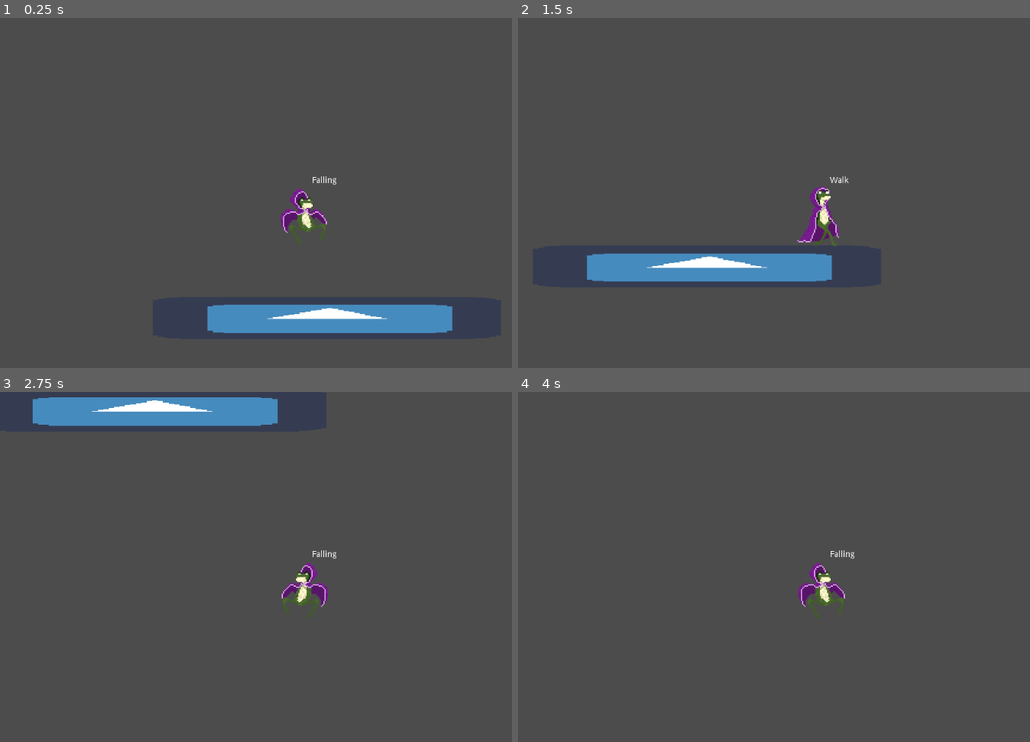
Above: before the commit, frames 1-4 (two rows, left to right).
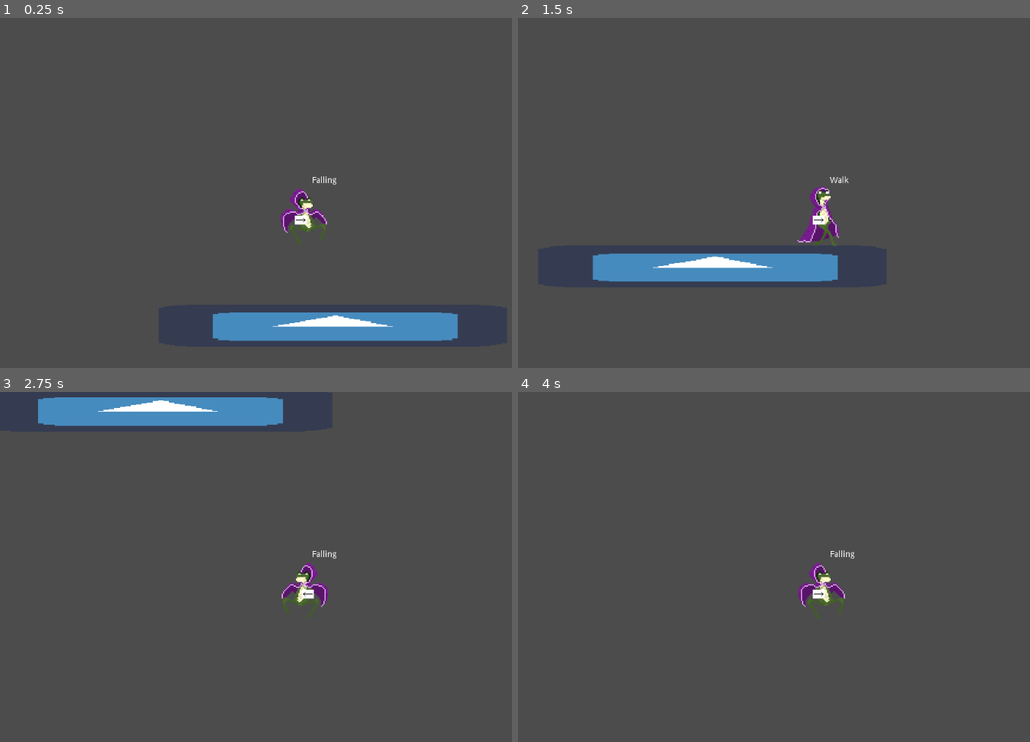
Above: after the commit, the same moments.

Repository: ZplaxAgogNonZeep/CharityFrogGame
Game: Godot game, scene res://Game.tscn
Two runs of this game, one before a commit and one after it. Both use one fixed random seed, a clock stepped at 60 frames per second and the inputs below. Before the commit the project starts from res://TestScenes/TestScene.tscn. The engine's default icon, where the game draws it, is replaced by a stand-in: a white triangle on a blue panel in a dark square.
Inputs:
- Up to frame 1 (0.25 s): no input
- Up to frame 2 (1.5 s): hold Right (Right) from 0.53 s (still down); tap X (Shoot) at 0.6 s; tap Z (Jump) at 0.77, 0.8, 1.07, 1.35 s
- Up to frame 3 (2.75 s): tap Z (Jump) at 1.52, 1.82, 2.3 s; tap X (Shoot) at 1.55, 2.1 s; release Right (Right) at 2.03 s; hold Left (Left) from 2.03 s (still down)
- Up to frame 4 (4 s): release Left (Left) at 2.78 s; hold Right (Right) from 2.78 s (still down); tap X (Shoot) at 2.85 s; tap Z (Jump) at 3.02, 3.32, 3.6, 3.77 s

The runs differ from the first frame. In frame 1, 3.1% of the frame differs, in the area x 40-90%, y 56-93%; in frame 2, 0.4%; in frame 3, 0.3%; in frame 4, less than 0.1%.

Commit message:
Implemented testGuns

Diff:
--- /dev/null
+++ b/Revenge of the Kerromancer/Game.gd
@@ -0,0 +1,5 @@
+extends Node2D
+
+
+func _ready():
+	add_child(preload("res://TestScenes/TestScene.tscn").instance())
--- /dev/null
+++ b/Revenge of the Kerromancer/Game.tscn
@@ -0,0 +1,6 @@
+[gd_scene load_steps=2 format=2]
+
+[ext_resource path="res://Game.gd" type="Script" id=1]
+
+[node name="Game" type="Node2D"]
+script = ExtResource( 1 )
--- a/Revenge of the Kerromancer/KerromancerPlayer/Kerromancer.gd
+++ b/Revenge of the Kerromancer/KerromancerPlayer/Kerromancer.gd
@@ -1,85 +1,30 @@
 extends KinematicBody2D
 
-export (int) var speed = 1200
-export (int) var jump_speed = -1800
-export (int) var gravity = 4000
+var health = 10
+var MAX_health = 10
 
-export (float, 0, 1.0) var friction = 0.1
-export (float, 0, 1.0) var acceleration = 0.25
-
-var momentum = 0
-const MAX_MOMENTUM = 300
+var mana = 5
+var MAX_mana
 
 onready var sprite = $Graphic
 
 var velocity = Vector2.ZERO
 
+func _unhandled_input(event):
+	if Input.is_action_just_pressed("Shoot"):
+		$WeaponManager.onShootPressed()
 
+func _physics_process(delta):
+	if Input.is_action_pressed("Up"):
+		$WeaponManager.changeDirection("Up")
+	elif not is_on_floor() and Input.is_action_just_pressed("Down"):
+		$WeaponManager.changeDirection("Down")
 
-#func get_input():
-#	var dir = 0
-#	if Input.is_action_pressed("Right"):
-#		dir += 1
-#		sprite.flip_h = false
-#
-#		if !isFalling:
-#			if momentum < MAX_MOMENTUM:
-#				momentum += 15
-#
-#		if is_on_floor():
-#			setAnimation("Walk")
-#	if Input.is_action_pressed("Left"):
-#		dir -= 1
-#		sprite.flip_h = true
-#		if !isFalling:
-#			if momentum < MAX_MOMENTUM:
-#				momentum += 15
-#		if is_on_floor():
-#			setAnimation("Walk")
-#
-#	if dir != 0:
-#		velocity.x = lerp(velocity.x, dir * speed, acceleration)
-#	else:
-#		#velocity.x = lerp(velocity.x, 0, friction)
-#		if is_on_floor():
-#			velocity.x = lerp(velocity.x, 0, friction)
-#			setAnimation("Idle")
-#		else:
-#			if isFalling:
-#				if sprite.flip_h:
-#					dir = -1
-#				else:
-#					dir = 1
-#				velocity.x = lerp(velocity.x, momentum * dir, friction)
-#				print(momentum)
-#
-#func setAnimation(anim):
-#	if sprite.animation != anim:
-#		if sprite.frames.has_animation(anim):
-#			sprite.play(anim)
-#		else:
-#			sprite.play()
-#
-#func _physics_process(delta):
-#	if is_on_floor():
-#		isFalling = false
-#		momentum = 0
-#
-#	get_input()
-#	velocity.y += gravity * delta
-#	velocity = move_and_slide(velocity, Vector2.UP)
-#
-#	# Jump Starts
-#	if Input.is_action_just_pressed("Jump"):
-#		if is_on_floor():
-#			velocity.y = -600 #jump_speed
-#			isJumping = true
-#
-#
-#
-#	#Jump Arcs
-#	if Input.is_action_just_released("Jump") and isJumping and velocity.y < 0:
-#		velocity.y = -200
-#		isJumping = false
-#		isFalling = true
-#
+	if Input.is_action_just_released("Up") and not Input.is_action_pressed("Down"):
+		$WeaponManager.changeDirection("Forward")
+	elif Input.is_action_just_released("Down") and not Input.is_action_pressed("Up"):
+		$WeaponManager.changeDirection("Forward")
+
+func flip(isLeft):
+	sprite.flip_h = isLeft
+	$WeaponManager.setSide(isLeft)
--- /dev/null
+++ b/Revenge of the Kerromancer/KerromancerPlayer/Kerromancer.tscn
@@ -0,0 +1,190 @@
+[gd_scene load_steps=40 format=2]
+
+[ext_resource path="res://KerromancerPlayer/Weapons/WeaponManager.gd" type="Script" id=1]
+[ext_resource path="res://KerromancerPlayer/Weapons/TestGun1/TestGun1.tscn" type="PackedScene" id=2]
+[ext_resource path="res://SpriteSheets/Kerromancer/Kerromancer-Walk-Sheet.png" type="Texture" id=3]
+[ext_resource path="res://SpriteSheets/Kerromancer/Kerromancer-Idle-Sheet.png" type="Texture" id=4]
+[ext_resource path="res://SpriteSheets/Kerromancer/Kerromancer-Jump-Sheet.png" type="Texture" id=5]
+[ext_resource path="res://KerromancerPlayer/StateMachine/KMJump.gd" type="Script" id=6]
+[ext_resource path="res://KerromancerPlayer/StateMachine/KMFalling.gd" type="Script" id=7]
+[ext_resource path="res://KerromancerPlayer/StateMachine/KMIdle.gd" type="Script" id=8]
+[ext_resource path="res://KerromancerPlayer/StateMachine/KMWalk.gd" type="Script" id=9]
+[ext_resource path="res://KerromancerPlayer/StateMachine/KMStateMachine.gd" type="Script" id=10]
+[ext_resource path="res://KerromancerPlayer/Kerromancer.gd" type="Script" id=11]
+[ext_resource path="res://SpriteSheets/Kerromancer/Kerromancer-Falling-Sheet.png" type="Texture" id=12]
+
+[sub_resource type="AtlasTexture" id=1]
+atlas = ExtResource( 5 )
+region = Rect2( 0, 0, 64, 64 )
+
+[sub_resource type="AtlasTexture" id=2]
+atlas = ExtResource( 5 )
+region = Rect2( 64, 0, 64, 64 )
+
+[sub_resource type="AtlasTexture" id=3]
+atlas = ExtResource( 5 )
+region = Rect2( 128, 0, 64, 64 )
+
+[sub_resource type="AtlasTexture" id=4]
+atlas = ExtResource( 5 )
+region = Rect2( 192, 0, 64, 64 )
+
+[sub_resource type="AtlasTexture" id=5]
+atlas = ExtResource( 5 )
+region = Rect2( 256, 0, 64, 64 )
+
+[sub_resource type="AtlasTexture" id=6]
+atlas = ExtResource( 3 )
+region = Rect2( 0, 0, 64, 64 )
+
+[sub_resource type="AtlasTexture" id=7]
+atlas = ExtResource( 3 )
+region = Rect2( 64, 0, 64, 64 )
+
+[sub_resource type="AtlasTexture" id=8]
+atlas = ExtResource( 3 )
+region = Rect2( 128, 0, 64, 64 )
+
+[sub_resource type="AtlasTexture" id=9]
+atlas = ExtResource( 3 )
+region = Rect2( 192, 0, 64, 64 )
+
+[sub_resource type="AtlasTexture" id=10]
+atlas = ExtResource( 3 )
+region = Rect2( 256, 0, 64, 64 )
+
+[sub_resource type="AtlasTexture" id=11]
+atlas = ExtResource( 3 )
+region = Rect2( 320, 0, 64, 64 )
+
+[sub_resource type="AtlasTexture" id=12]
+atlas = ExtResource( 3 )
+region = Rect2( 384, 0, 64, 64 )
+
+[sub_resource type="AtlasTexture" id=13]
+atlas = ExtResource( 12 )
+region = Rect2( 0, 0, 64, 64 )
+
+[sub_resource type="AtlasTexture" id=14]
+atlas = ExtResource( 12 )
+region = Rect2( 64, 0, 64, 64 )
+
+[sub_resource type="AtlasTexture" id=15]
+atlas = ExtResource( 12 )
+region = Rect2( 128, 0, 64, 64 )
+
+[sub_resource type="AtlasTexture" id=16]
+atlas = ExtResource( 12 )
+region = Rect2( 192, 0, 64, 64 )
+
+[sub_resource type="AtlasTexture" id=17]
+atlas = ExtResource( 12 )
+region = Rect2( 256, 0, 64, 64 )
+
+[sub_resource type="AtlasTexture" id=18]
+atlas = ExtResource( 12 )
+region = Rect2( 320, 0, 64, 64 )
+
+[sub_resource type="AtlasTexture" id=19]
+atlas = ExtResource( 4 )
+region = Rect2( 0, 0, 64, 64 )
+
+[sub_resource type="AtlasTexture" id=20]
+atlas = ExtResource( 4 )
+region = Rect2( 192, 0, 64, 64 )
+
+[sub_resource type="AtlasTexture" id=21]
+atlas = ExtResource( 4 )
+region = Rect2( 256, 0, 64, 64 )
+
+[sub_resource type="AtlasTexture" id=22]
+atlas = ExtResource( 4 )
+region = Rect2( 320, 0, 64, 64 )
+
+[sub_resource type="AtlasTexture" id=23]
+atlas = ExtResource( 4 )
+region = Rect2( 384, 0, 64, 64 )
+
+[sub_resource type="AtlasTexture" id=24]
+atlas = ExtResource( 4 )
+region = Rect2( 448, 0, 64, 64 )
+
+[sub_resource type="AtlasTexture" id=25]
+atlas = ExtResource( 4 )
+region = Rect2( 512, 0, 64, 64 )
+
+[sub_resource type="SpriteFrames" id=26]
+animations = [ {
+"frames": [ SubResource( 1 ), SubResource( 2 ), SubResource( 3 ), SubResource( 4 ), SubResource( 5 ) ],
+"loop": true,
+"name": "Jump",
+"speed": 10.0
+}, {
+"frames": [ SubResource( 6 ), SubResource( 7 ), SubResource( 8 ), SubResource( 9 ), SubResource( 10 ), SubResource( 11 ), SubResource( 12 ) ],
+"loop": true,
+"name": "Walk",
+"speed": 13.0
+}, {
+"frames": [ SubResource( 13 ), SubResource( 14 ), SubResource( 15 ), SubResource( 16 ), SubResource( 17 ), SubResource( 18 ) ],
+"loop": true,
+"name": "Falling",
+"speed": 15.0
+}, {
+"frames": [ SubResource( 19 ), SubResource( 20 ), SubResource( 21 ), SubResource( 22 ), SubResource( 23 ), SubResource( 24 ), SubResource( 25 ) ],
+"loop": true,
+"name": "Idle",
+"speed": 10.0
+} ]
+
+[sub_resource type="CapsuleShape2D" id=27]
+radius = 21.7546
+height = 61.864
+
+[node name="Kerromancer" type="KinematicBody2D"]
+script = ExtResource( 11 )
+
+[node name="Graphic" type="AnimatedSprite" parent="."]
+scale = Vector2( 2, 2 )
+frames = SubResource( 26 )
+animation = "Idle"
+frame = 1
+playing = true
+
+[node name="CollisionShape2D" type="CollisionShape2D" parent="."]
+visible = false
+position = Vector2( 2.18899, 11.1594 )
+shape = SubResource( 27 )
+
+[node name="Camera2D" type="Camera2D" parent="."]
+position = Vector2( 0, -20 )
+current = true
+
+[node name="StateMachine" type="Node" parent="."]
+script = ExtResource( 10 )
+
+[node name="Idle" type="Node" parent="StateMachine"]
+script = ExtResource( 8 )
+
+[node name="Walk" type="Node" parent="StateMachine"]
+script = ExtResource( 9 )
+
+[node name="Jump" type="Node" parent="StateMachine"]
+script = ExtResource( 6 )
+
+[node name="Falling" type="Node" parent="StateMachine"]
+script = ExtResource( 7 )
+
+[node name="Debug" type="Label" parent="."]
+margin_left = 12.5992
+margin_top = -52.9167
+margin_right = 52.5992
+margin_bottom = -38.9167
+text = "State"
+__meta__ = {
+"_edit_use_anchors_": false
+}
+
+[node name="WeaponManager" type="Node2D" parent="."]
+script = ExtResource( 1 )
+
+[node name="TestGun1" parent="WeaponManager" instance=ExtResource( 2 )]
--- a/Revenge of the Kerromancer/KerromancerPlayer/StateMachine/KMFalling.gd
+++ b/Revenge of the Kerromancer/KerromancerPlayer/StateMachine/KMFalling.gd
@@ -24,15 +24,15 @@
 func get_input():
 	sm.dir = 0
 
-	if Input.is_action_pressed("Right"):
+	if Input.is_action_pressed("Right") and not Input.is_action_pressed("Left"):
 		sm.dir += 1
-		sm.sprite.flip_h = false
+		kino.flip(false)
 		if sm.momentum < sm.MAX_MOMENTUM:
 			sm.momentum += 15
 
-	if Input.is_action_pressed("Left"):
+	if Input.is_action_pressed("Left") and not Input.is_action_pressed("Right"):
 		sm.dir -= 1
-		sm.sprite.flip_h = true
+		kino.flip(true)
 		if sm.momentum < sm.MAX_MOMENTUM:
 			sm.momentum += 15
 
--- a/Revenge of the Kerromancer/KerromancerPlayer/StateMachine/KMIdle.gd
+++ b/Revenge of the Kerromancer/KerromancerPlayer/StateMachine/KMIdle.gd
@@ -13,7 +13,9 @@
 	if not kino.is_on_floor():
 		sm.changeState("Falling")
 
-	if Input.is_action_pressed("Left") or Input.is_action_pressed("Right"):
+	if Input.is_action_pressed("Left") and Input.is_action_pressed("Right"):
+		pass
+	elif Input.is_action_pressed("Left") or Input.is_action_pressed("Right"):
 		sm.changeState("Walk")
 
 	if Input.is_action_just_pressed("Jump"):
--- a/Revenge of the Kerromancer/KerromancerPlayer/StateMachine/KMJump.gd
+++ b/Revenge of the Kerromancer/KerromancerPlayer/StateMachine/KMJump.gd
@@ -24,15 +24,15 @@
 func get_input():
 	sm.dir = 0
 
-	if Input.is_action_pressed("Right"):
+	if Input.is_action_pressed("Right") and not Input.is_action_pressed("Left"):
 		sm.dir += 1
-		sm.sprite.flip_h = false
+		kino.flip(false)
 		if sm.momentum < sm.MAX_MOMENTUM:
 			sm.momentum += 15
 
-	if Input.is_action_pressed("Left"):
+	if Input.is_action_pressed("Left") and not Input.is_action_pressed("Right"):
 		sm.dir -= 1
-		sm.sprite.flip_h = true
+		kino.flip(true)
 		if sm.momentum < sm.MAX_MOMENTUM:
 			sm.momentum += 15
 
--- a/Revenge of the Kerromancer/KerromancerPlayer/StateMachine/KMWalk.gd
+++ b/Revenge of the Kerromancer/KerromancerPlayer/StateMachine/KMWalk.gd
@@ -35,13 +35,13 @@
 func get_input():
 	sm.dir = 0
 
-	if Input.is_action_pressed("Right"):
+	if Input.is_action_pressed("Right") and not Input.is_action_pressed("Left"):
 		sm.dir += 1
-		sm.sprite.flip_h = false
+		kino.flip(false)
 
-	if Input.is_action_pressed("Left"):
+	if Input.is_action_pressed("Left") and not Input.is_action_pressed("Right"):
 		sm.dir -= 1
-		sm.sprite.flip_h = true
+		kino.flip(true)
 
 	print(sm.dir)
 
--- /dev/null
+++ b/Revenge of the Kerromancer/KerromancerPlayer/Weapons/TestGun1/TG1Bullet.gd
@@ -0,0 +1,48 @@
+extends Area2D
+
+# Move Forward, stop on collision, or about end of screen.
+
+var dir = 0
+const SPEED = 10
+var velocity = Vector2.ZERO
+
+var axis = ""
+
+var damage = 1
+var distance = 0
+
+func _physics_process(delta):
+	if axis == "Horizontal":
+		velocity.x = SPEED * dir
+		distance += velocity.x
+		position += velocity
+
+		if distance == 400 * dir:
+			despawnBullet()
+
+	elif axis == "Up":
+		velocity.y = SPEED
+		distance += velocity.y
+		position -= velocity
+
+		if distance == 400:
+			despawnBullet()
+	elif axis == "Down":
+		velocity.y = SPEED
+		distance += velocity.y
+		position += velocity
+
+		if distance == 400:
+			despawnBullet()
+
+
+
+
+
+func _on_TG1Bullet_body_entered(body):
+	if body.is_in_group("Enemy"):
+		body.takeDamage(1)
+	despawnBullet()
+
+func despawnBullet():
+	queue_free()
--- /dev/null
+++ b/Revenge of the Kerromancer/KerromancerPlayer/Weapons/TestGun1/TG1Bullet.tscn
@@ -0,0 +1,29 @@
+[gd_scene load_steps=5 format=2]
+
+[ext_resource path="res://KerromancerPlayer/Weapons/TestGun1/TG1Bullet.gd" type="Script" id=1]
+[ext_resource path="res://SpriteSheets/Weapons/TestGun1/Sprite-0001-export.png" type="Texture" id=2]
+
+[sub_resource type="SpriteFrames" id=1]
+animations = [ {
+"frames": [ ExtResource( 2 ) ],
+"loop": true,
+"name": "default",
+"speed": 5.0
+} ]
+
+[sub_resource type="RectangleShape2D" id=2]
+extents = Vector2( 10, 7.71254 )
+
+[node name="TG1Bullet" type="Area2D"]
+collision_layer = 1024
+collision_mask = 1024
+script = ExtResource( 1 )
+
+[node name="Graphic" type="AnimatedSprite" parent="."]
+frames = SubResource( 1 )
+
+[node name="CollisionShape2D" type="CollisionShape2D" parent="."]
+visible = false
+position = Vector2( 0, 0.37458 )
+shape = SubResource( 2 )
+[connection signal="body_entered" from="." to="." method="_on_TG1Bullet_body_entered"]
--- /dev/null
+++ b/Revenge of the Kerromancer/KerromancerPlayer/Weapons/TestGun1/TestGun1.gd
@@ -0,0 +1,25 @@
+extends Node2D
+
+# A low level gun for testing bullet behaviour
+
+var gunName = "TestGun1"
+var desc = "A very basic gun that shoots very basic bullets"
+
+onready var bulletInstance = preload("res://KerromancerPlayer/Weapons/TestGun1/TG1Bullet.tscn")
+onready var sprite = $Sprite
+
+const MAX_BULLETS = 3
+
+
+func shoot(axis):
+	var dir = 1
+	if get_parent().get_parent().sprite.flip_h:
+		dir = -1
+
+	get_tree().root.get_node("Game").get_child(0).get_node("BulletManager").spawnBullet(
+		get_parent().get_parent().position + $ShootPosn.position,
+		dir,
+		axis,
+		bulletInstance.instance(),
+		MAX_BULLETS
+		)
--- /dev/null
+++ b/Revenge of the Kerromancer/KerromancerPlayer/Weapons/TestGun1/TestGun1.tscn
@@ -0,0 +1,14 @@
+[gd_scene load_steps=3 format=2]
+
+[ext_resource path="res://KerromancerPlayer/Weapons/TestGun1/TestGun1.gd" type="Script" id=1]
+[ext_resource path="res://SpriteSheets/Weapons/TestGun1/Sprite-0001.png" type="Texture" id=2]
+
+[node name="TestGun1" type="Node2D"]
+position = Vector2( -6, 20 )
+script = ExtResource( 1 )
+
+[node name="Sprite" type="Sprite" parent="."]
+texture = ExtResource( 2 )
+
+[node name="ShootPosn" type="Position2D" parent="."]
+position = Vector2( 2, 19.833 )
--- /dev/null
+++ b/Revenge of the Kerromancer/KerromancerPlayer/Weapons/WeaponManager.gd
@@ -0,0 +1,40 @@
+extends Node2D
+
+onready var activeWeapon = get_child(0)
+
+func onShootPressed():
+	if activeWeapon.rotation_degrees == 0:
+		activeWeapon.shoot("Horizontal")
+	elif activeWeapon.sprite.flip_h:
+		if activeWeapon.rotation_degrees > 0:
+			activeWeapon.shoot("Up")
+		if activeWeapon.rotation_degrees < 0:
+			activeWeapon.shoot("Down")
+	elif not activeWeapon.sprite.flip_h:
+		if activeWeapon.rotation_degrees > 0:
+			activeWeapon.shoot("Down")
+		if activeWeapon.rotation_degrees < 0:
+			activeWeapon.shoot("Up")
+
+
+func setSide(isLeft):
+	if(isLeft):
+		activeWeapon.position.x = 6
+	else:
+		activeWeapon.position.x = -6
+
+	activeWeapon.sprite.flip_h = isLeft
+
+func changeDirection(direction):
+	if direction == "Up":
+		if activeWeapon.sprite.flip_h:
+			activeWeapon.rotation_degrees = 90
+		else:
+			activeWeapon.rotation_degrees = -90
+	elif direction == "Down":
+		if activeWeapon.sprite.flip_h:
+			activeWeapon.rotation_degrees = -90
+		else:
+			activeWeapon.rotation_degrees = 90
+	elif direction == "Forward":
+		activeWeapon.rotation_degrees = 0
--- /dev/null
+++ b/Revenge of the Kerromancer/TestScenes/BulletManager.gd
@@ -0,0 +1,11 @@
+extends Node2D
+
+
+func spawnBullet(spawnPosition, direction, axis, bulletInstance, bulletMAX):
+	var activeBullets = get_child_count()
+
+	if activeBullets < bulletMAX:
+		bulletInstance.position = spawnPosition
+		bulletInstance.dir = direction
+		bulletInstance.axis = axis
+		add_child(bulletInstance)
--- a/Revenge of the Kerromancer/TestScenes/TestScene.tscn
+++ b/Revenge of the Kerromancer/TestScenes/TestScene.tscn
@@ -1,146 +1,11 @@
-[gd_scene load_steps=40 format=2]
+[gd_scene load_steps=5 format=2]
 
 [ext_resource path="res://icon.png" type="Texture" id=1]
-[ext_resource path="res://SpriteSheets/Kerromancer/Kerromancer-Walk-Sheet.png" type="Texture" id=2]
-[ext_resource path="res://SpriteSheets/Kerromancer/Kerromancer-Idle-Sheet.png" type="Texture" id=3]
-[ext_resource path="res://KerromancerPlayer/Kerromancer.gd" type="Script" id=4]
-[ext_resource path="res://SpriteSheets/Kerromancer/Kerromancer-Jump-Sheet.png" type="Texture" id=5]
-[ext_resource path="res://KerromancerPlayer/StateMachine/KMIdle.gd" type="Script" id=6]
-[ext_resource path="res://KerromancerPlayer/StateMachine/KMStateMachine.gd" type="Script" id=7]
-[ext_resource path="res://KerromancerPlayer/StateMachine/KMWalk.gd" type="Script" id=8]
-[ext_resource path="res://KerromancerPlayer/StateMachine/KMJump.gd" type="Script" id=9]
-[ext_resource path="res://KerromancerPlayer/StateMachine/KMFalling.gd" type="Script" id=10]
-[ext_resource path="res://SpriteSheets/Kerromancer/Kerromancer-Falling-Sheet.png" type="Texture" id=11]
+[ext_resource path="res://KerromancerPlayer/Kerromancer.tscn" type="PackedScene" id=2]
+[ext_resource path="res://TestScenes/BulletManager.gd" type="Script" id=3]
 
 [sub_resource type="RectangleShape2D" id=1]
 extents = Vector2( 292.427, 37.232 )
-
-[sub_resource type="AtlasTexture" id=2]
-atlas = ExtResource( 3 )
-region = Rect2( 0, 0, 64, 64 )
-
-[sub_resource type="AtlasTexture" id=3]
-atlas = ExtResource( 3 )
-region = Rect2( 192, 0, 64, 64 )
-
-[sub_resource type="AtlasTexture" id=4]
-atlas = ExtResource( 3 )
-region = Rect2( 256, 0, 64, 64 )
-
-[sub_resource type="AtlasTexture" id=5]
-atlas = ExtResource( 3 )
-region = Rect2( 320, 0, 64, 64 )
-
-[sub_resource type="AtlasTexture" id=6]
-atlas = ExtResource( 3 )
-region = Rect2( 384, 0, 64, 64 )
-
-[sub_resource type="AtlasTexture" id=7]
-atlas = ExtResource( 3 )
-region = Rect2( 448, 0, 64, 64 )
-
-[sub_resource type="AtlasTexture" id=8]
-atlas = ExtResource( 3 )
-region = Rect2( 512, 0, 64, 64 )
-
-[sub_resource type="AtlasTexture" id=9]
-atlas = ExtResource( 5 )
-region = Rect2( 0, 0, 64, 64 )
-
-[sub_resource type="AtlasTexture" id=10]
-atlas = ExtResource( 5 )
-region = Rect2( 64, 0, 64, 64 )
-
-[sub_resource type="AtlasTexture" id=11]
-atlas = ExtResource( 5 )
-region = Rect2( 128, 0, 64, 64 )
-
-[sub_resource type="AtlasTexture" id=12]
-atlas = ExtResource( 5 )
-region = Rect2( 192, 0, 64, 64 )
-
-[sub_resource type="AtlasTexture" id=13]
-atlas = ExtResource( 5 )
-region = Rect2( 256, 0, 64, 64 )
-
-[sub_resource type="AtlasTexture" id=14]
-atlas = ExtResource( 11 )
-region = Rect2( 0, 0, 64, 64 )
-
-[sub_resource type="AtlasTexture" id=15]
-atlas = ExtResource( 11 )
-region = Rect2( 64, 0, 64, 64 )
-
-[sub_resource type="AtlasTexture" id=16]
-atlas = ExtResource( 11 )
-region = Rect2( 128, 0, 64, 64 )
-
-[sub_resource type="AtlasTexture" id=17]
-atlas = ExtResource( 11 )
-region = Rect2( 192, 0, 64, 64 )
-
-[sub_resource type="AtlasTexture" id=18]
-atlas = ExtResource( 11 )
-region = Rect2( 256, 0, 64, 64 )
-
-[sub_resource type="AtlasTexture" id=19]
-atlas = ExtResource( 11 )
-region = Rect2( 320, 0, 64, 64 )
-
-[sub_resource type="AtlasTexture" id=20]
-atlas = ExtResource( 2 )
-region = Rect2( 0, 0, 64, 64 )
-
-[sub_resource type="AtlasTexture" id=21]
-atlas = ExtResource( 2 )
-region = Rect2( 64, 0, 64, 64 )
-
-[sub_resource type="AtlasTexture" id=22]
-atlas = ExtResource( 2 )
-region = Rect2( 128, 0, 64, 64 )
-
-[sub_resource type="AtlasTexture" id=23]
-atlas = ExtResource( 2 )
-region = Rect2( 192, 0, 64, 64 )
-
-[sub_resource type="AtlasTexture" id=24]
-atlas = ExtResource( 2 )
-region = Rect2( 256, 0, 64, 64 )
-
-[sub_resource type="AtlasTexture" id=25]
-atlas = ExtResource( 2 )
-region = Rect2( 320, 0, 64, 64 )
-
-[sub_resource type="AtlasTexture" id=26]
-atlas = ExtResource( 2 )
-region = Rect2( 384, 0, 64, 64 )
-
-[sub_resource type="SpriteFrames" id=27]
-animations = [ {
-"frames": [ SubResource( 2 ), SubResource( 3 ), SubResource( 4 ), SubResource( 5 ), SubResource( 6 ), SubResource( 7 ), SubResource( 8 ) ],
-"loop": true,
-"name": "Idle",
-"speed": 10.0
-}, {
-"frames": [ SubResource( 9 ), SubResource( 10 ), SubResource( 11 ), SubResource( 12 ), SubResource( 13 ) ],
-"loop": true,
-"name": "Jump",
-"speed": 10.0
-}, {
-"frames": [ SubResource( 14 ), SubResource( 15 ), SubResource( 16 ), SubResource( 17 ), SubResource( 18 ), SubResource( 19 ) ],
-"loop": true,
-"name": "Falling",
-"speed": 15.0
-}, {
-"frames": [ SubResource( 20 ), SubResource( 21 ), SubResource( 22 ), SubResource( 23 ), SubResource( 24 ), SubResource( 25 ), SubResource( 26 ) ],
-"loop": true,
-"name": "Walk",
-"speed": 13.0
-} ]
-
-[sub_resource type="CapsuleShape2D" id=28]
-radius = 21.7546
-height = 61.864
 
 [node name="TestScene" type="Node2D"]
 
@@ -156,55 +21,8 @@
 position = Vector2( 206.63, -1.23163 )
 shape = SubResource( 1 )
 
-[node name="Kerromancer" type="KinematicBody2D" parent="."]
-position = Vector2( 512, 192 )
-script = ExtResource( 4 )
-__meta__ = {
-"_edit_group_": true
-}
-speed = 400
-jump_speed = -650
-gravity = 1000
-friction = 0.292
-acceleration = 0.056
+[node name="Kerromancer" parent="." instance=ExtResource( 2 )]
+position = Vector2( 502.467, 179.071 )
 
-[node name="Graphic" type="AnimatedSprite" parent="Kerromancer"]
-scale = Vector2( 2, 2 )
-frames = SubResource( 27 )
-animation = "Jump"
-frame = 1
-playing = true
-
-[node name="CollisionShape2D" type="CollisionShape2D" parent="Kerromancer"]
-visible = false
-position = Vector2( 2.18899, 11.1594 )
-shape = SubResource( 28 )
-
-[node name="Camera2D" type="Camera2D" parent="Kerromancer"]
-position = Vector2( 0, -20 )
-current = true
-
-[node name="StateMachine" type="Node" parent="Kerromancer"]
-script = ExtResource( 7 )
-
-[node name="Idle" type="Node" parent="Kerromancer/StateMachine"]
-script = ExtResource( 6 )
-
-[node name="Walk" type="Node" parent="Kerromancer/StateMachine"]
-script = ExtResource( 8 )
-
-[node name="Jump" type="Node" parent="Kerromancer/StateMachine"]
-script = ExtResource( 9 )
-
-[node name="Falling" type="Node" parent="Kerromancer/StateMachine"]
-script = ExtResource( 10 )
-
-[node name="Debug" type="Label" parent="Kerromancer"]
-margin_left = 12.5992
-margin_top = -52.9167
-margin_right = 52.5992
-margin_bottom = -38.9167
-text = "State"
-__meta__ = {
-"_edit_use_anchors_": false
-}
+[node name="BulletManager" type="Node2D" parent="."]
+script = ExtResource( 3 )
--- a/Revenge of the Kerromancer/project.godot
+++ b/Revenge of the Kerromancer/project.godot
@@ -16,7 +16,7 @@
 [application]
 
 config/name="Revenge of the Kerromancer"
-run/main_scene="res://TestScenes/TestScene.tscn"
+run/main_scene="res://Game.tscn"
 config/icon="res://icon.png"
 
 [importer_defaults]
Binary file added: Revenge of the Kerromancer/SpriteSheets/Weapons/TestGun1/Sprite-0001-export.png
Not shown, added: Revenge of the Kerromancer/SpriteSheets/Weapons/TestGun1/Sprite-0001-export.png.import
Binary file added: Revenge of the Kerromancer/SpriteSheets/Weapons/TestGun1/Sprite-0001.png
Not shown, added: Revenge of the Kerromancer/SpriteSheets/Weapons/TestGun1/Sprite-0001.png.import
